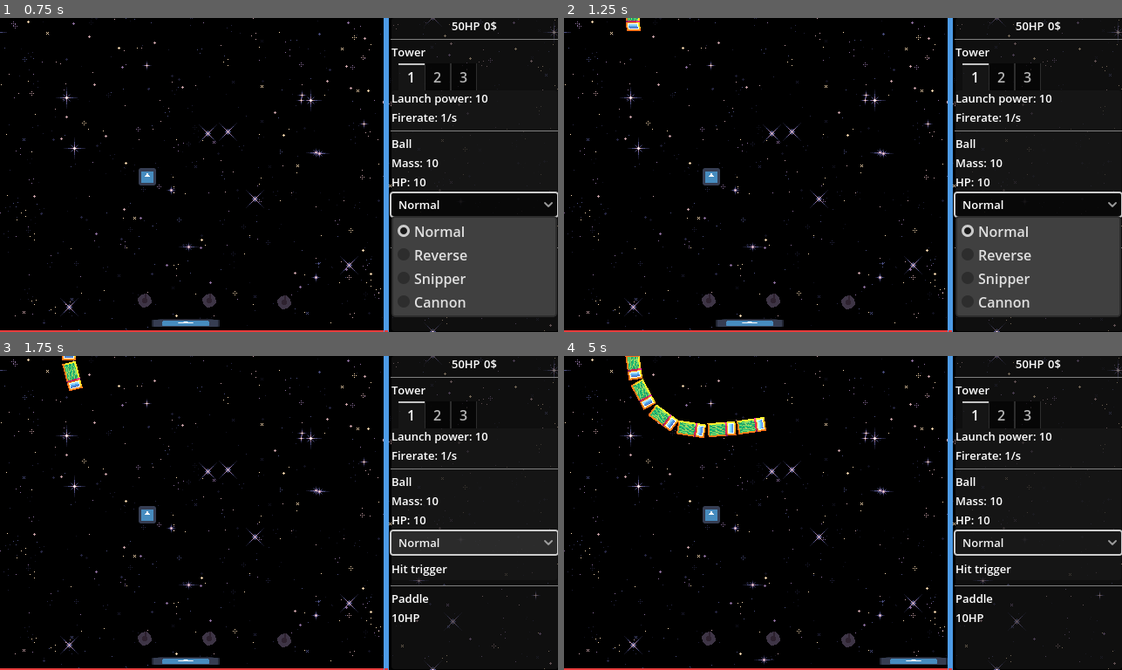
Above: before the commit, frames 1-4 (two rows, left to right).
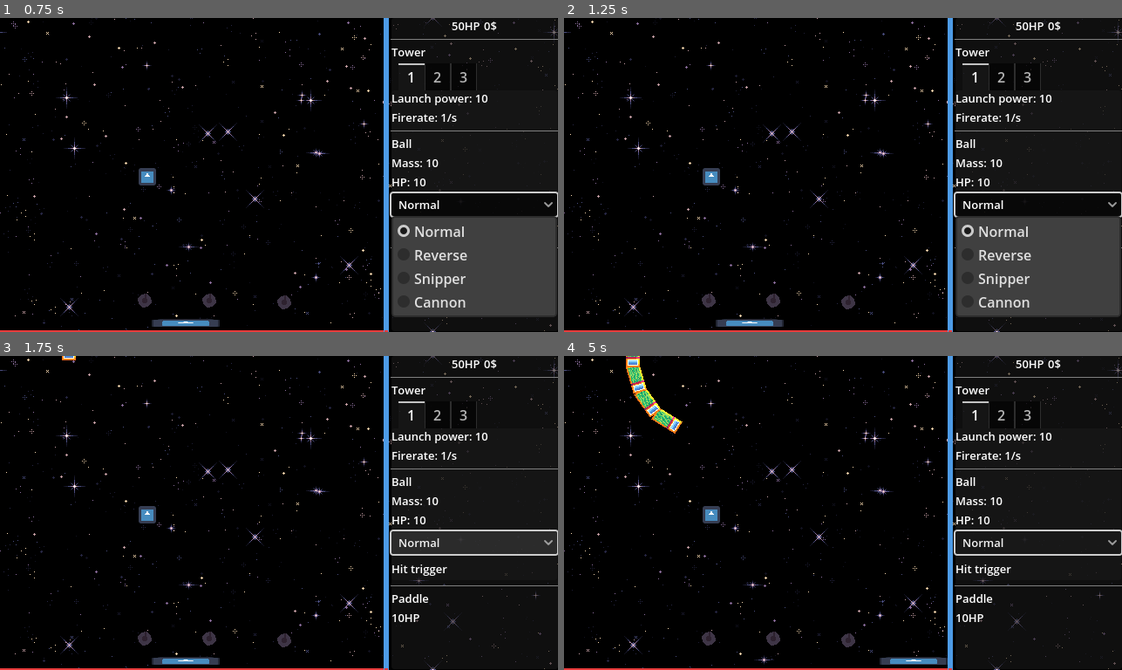
Above: after the commit, the same moments.

Repository: xefensor/tower-breakout
Game: Godot game, scene res://game.tscn
Two runs of this game, one before a commit and one after it. Both use one fixed random seed, a clock stepped at 60 frames per second and the inputs below. The engine's default icon, where the game draws it, is replaced by a stand-in: a white triangle on a blue panel in a dark square.
Inputs (mouse positions are in pixels of both pictures, inside the frame that each line leads up to):
- Up to frame 1 (0.75 s): click "Normal" at 0.5 s
- Up to frame 2 (1.25 s): no input
- Up to frame 3 (1.75 s): click "Normal" at 1.25 s
- Up to frame 4 (5 s): move the mouse to (709, 638) at 2.02 s; press the mouse at (709, 638) at 2.03 s; hold D (paddle_right) 2.03-2.78 s; move the mouse to (848, 641) at 2.77 s; release the mouse at (848, 641) at 2.78 s; hold A (paddle_left) 2.78-3.53 s; click (848, 641) at 2.85 s; move the mouse to (776, 638) at 3.52 s; press the mouse at (776, 638) at 3.53 s; hold D (paddle_right) from 3.53 s (still down); move the mouse to (815, 575) at 4.27 s; release the mouse at (815, 575) at 4.28 s; click (815, 575) at 4.35 s

Frame 1 is identical in both runs. In frame 2, 0.1% of the frame differs, in the area x 11-14%, y 0-5%; in frame 3, 0.2%; in frame 4, 1.3%, in the area x 10-37%, y 0-27%.

Commit message:
Small adjustments

Diff:
--- a/balls/ball.gd
+++ b/balls/ball.gd
@@ -15,7 +15,7 @@
 
 
 func _ready() -> void:
-	reset_physics_interpolation()
+	#reset_physics_interpolation()
 
 	_visible_on_screen_notifier_2D.screen_exited.connect(_on_death)
 	_health.died.connect(queue_free)
--- a/enemies/truck_01/enemy.gd
+++ b/enemies/truck_01/enemy.gd
@@ -26,7 +26,7 @@
 
 
 func _ready() -> void:
-	reset_physics_interpolation()
+	#reset_physics_interpolation()
 
 	health.died.connect(_on_health_died)
 	health.health_changed.connect(_on_health_changed)
--- a/enemies/truck_01/truck_01.tscn
+++ b/enemies/truck_01/truck_01.tscn
@@ -88,7 +88,7 @@
 [node name="EnemyMover2D" type="PathFollow2D"]
 loop = false
 script = ExtResource("1_opr3h")
-progression_speed = 50.0
+progression_speed = 30.0
 metadata/_custom_type_script = "uid://c6x0vlshg7kfq"
 
 [node name="Enemy" type="AnimatableBody2D" parent="." node_paths=PackedStringArray("explosion_audio_player", "explosion_sprite") groups=["enemies"]]
--- a/levels/test_level_01.tscn
+++ b/levels/test_level_01.tscn
@@ -48,14 +48,14 @@
 script = ExtResource("9_lx6yc")
 enemy = ExtResource("8_6e6j7")
 amount = 5
-delay = 0.7
+delay = 1.0
 metadata/_custom_type_script = "uid://xoen60n578bp"
 
 [sub_resource type="Resource" id="Resource_cifij"]
 script = ExtResource("9_lx6yc")
 enemy = ExtResource("8_6e6j7")
 amount = 10
-delay = 0.5
+delay = 1.0
 metadata/_custom_type_script = "uid://xoen60n578bp"
 
 [sub_resource type="Resource" id="Resource_6e6j7"]
--- a/power_ups/powers/power_bounce.gd
+++ b/power_ups/powers/power_bounce.gd
@@ -17,6 +17,9 @@
 
 
 func remove_effect() -> void:
+	if not paddle:
+		return
+
 	if positive:
 		paddle.bounce_strenght -= strenght
 	else:
--- a/systems/effects/one_shot_animated_sprite_2d.gd
+++ b/systems/effects/one_shot_animated_sprite_2d.gd
@@ -8,5 +8,5 @@
 	sprite.global_position = global_position
 	sprite.visible = true
 	parent_node.add_child(sprite)
-	sprite.reset_physics_interpolation()
+	#sprite.reset_physics_interpolation()
 	sprite.play()
--- a/systems/wave_system/wave_controller.gd
+++ b/systems/wave_system/wave_controller.gd
@@ -1,4 +1,4 @@
-class_name	WaveController
+class_name WaveController
 extends Node
 
 
